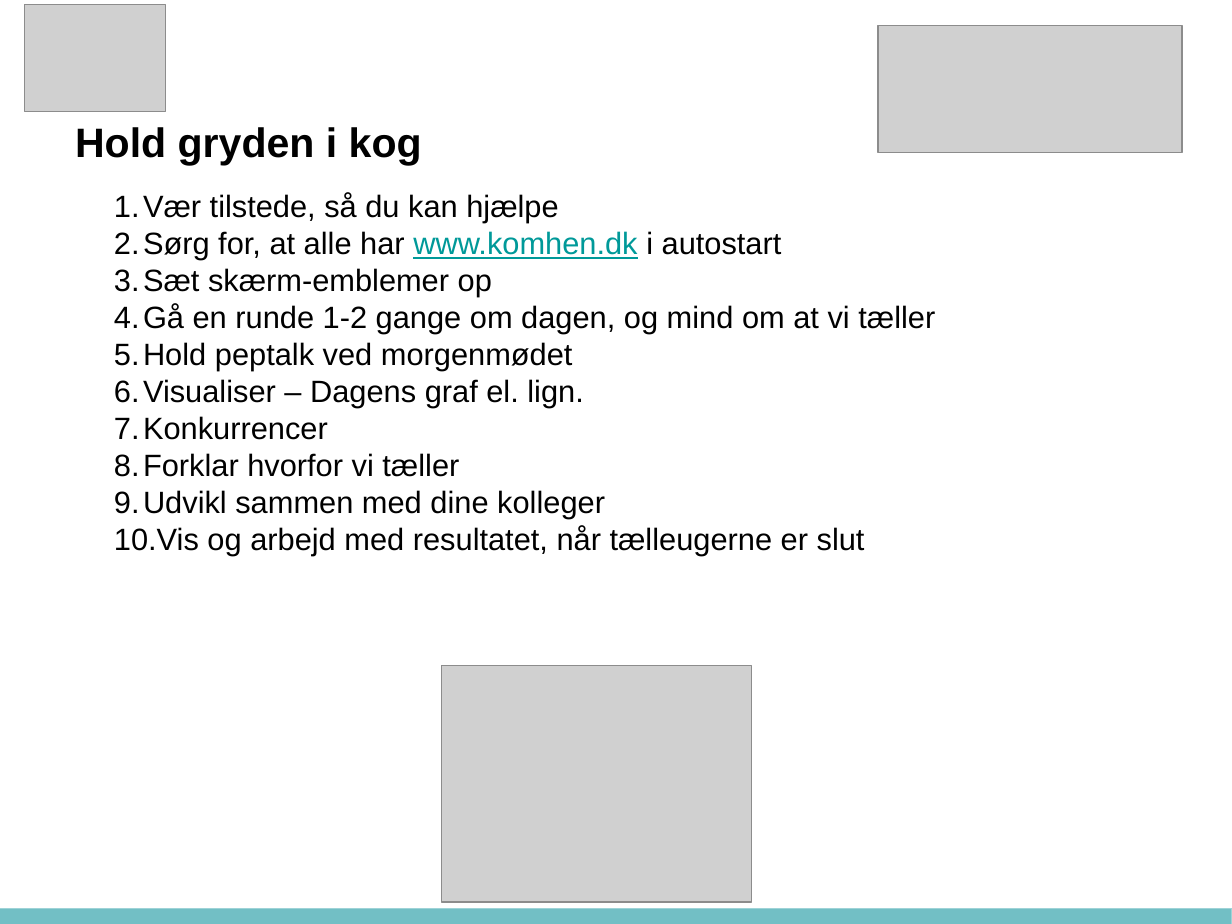
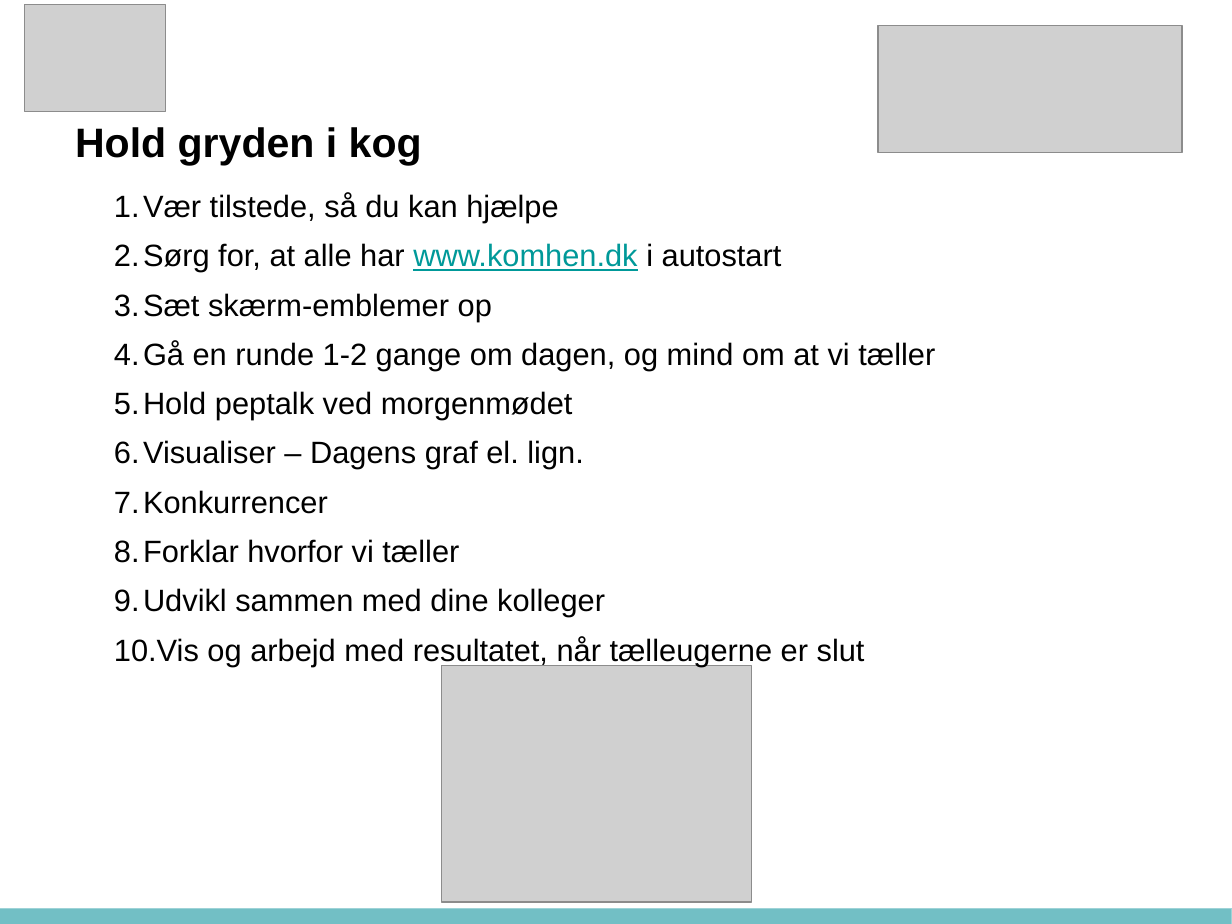
Before and after one commit to MrVampy/komhen, a slide deck: slide 32 of intro/intro.odp. Drawn at 1232x924 pixels with LibreOffice and Linux fonts; fonts in the diff are those of the drawing; grey boxes stand for pictures. Boxes give left, top, right and bottom in pixels: in the first picture for what was removed or moved away, otherwise in the second. Text is boxed around its words. In the diff, an @@ line names an element or a change of style, - is before the commit and + after.

```diff
--- a/intro/intro.odp
+++ b/intro/intro.odp
@@ text "Vær tilstede, så du kan ..." at bbox=[114, 193, 935, 666]: more space between paragraphs @@
```
Also in this commit, not shown: 2 other slides changed, 4 other files.
